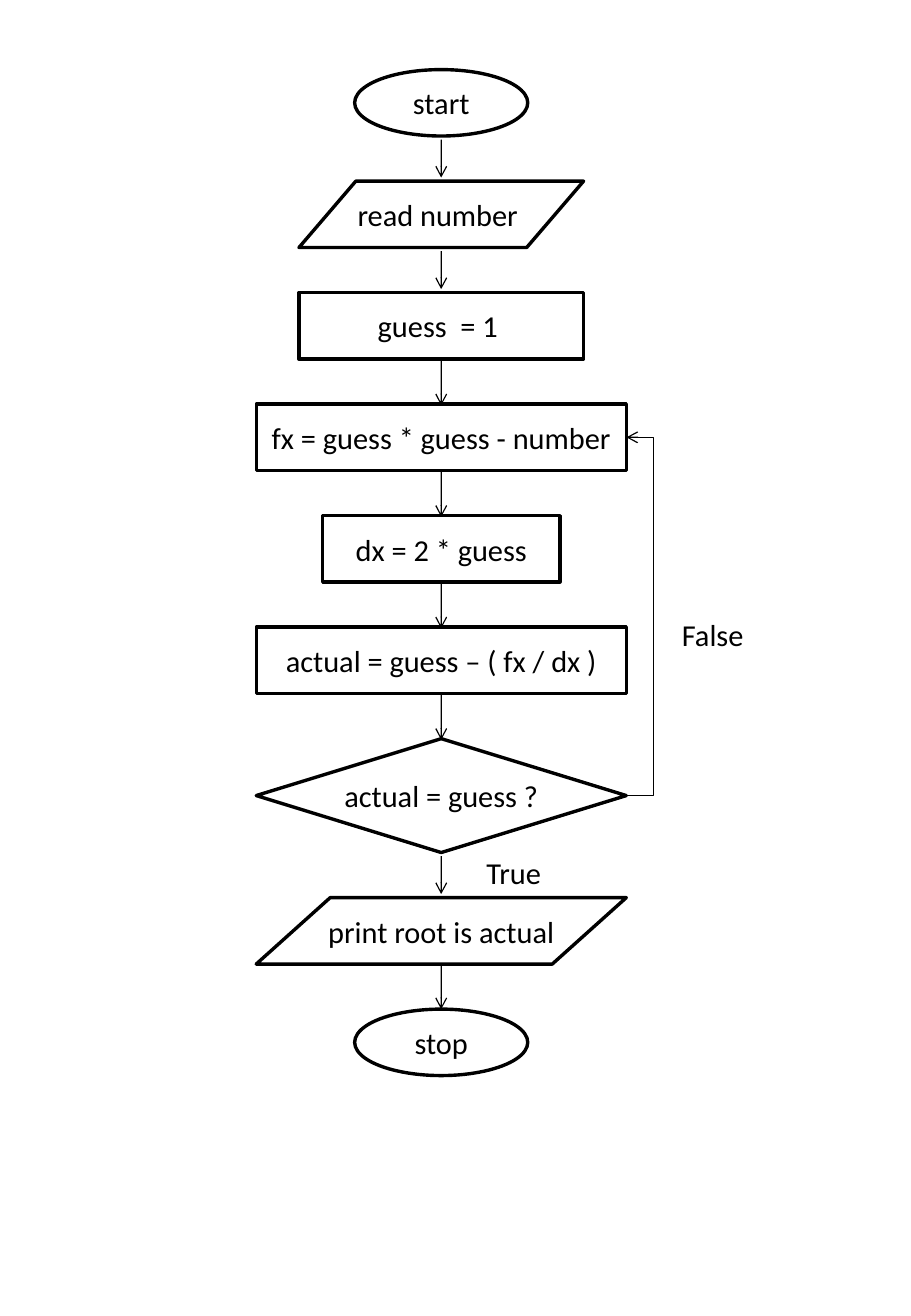
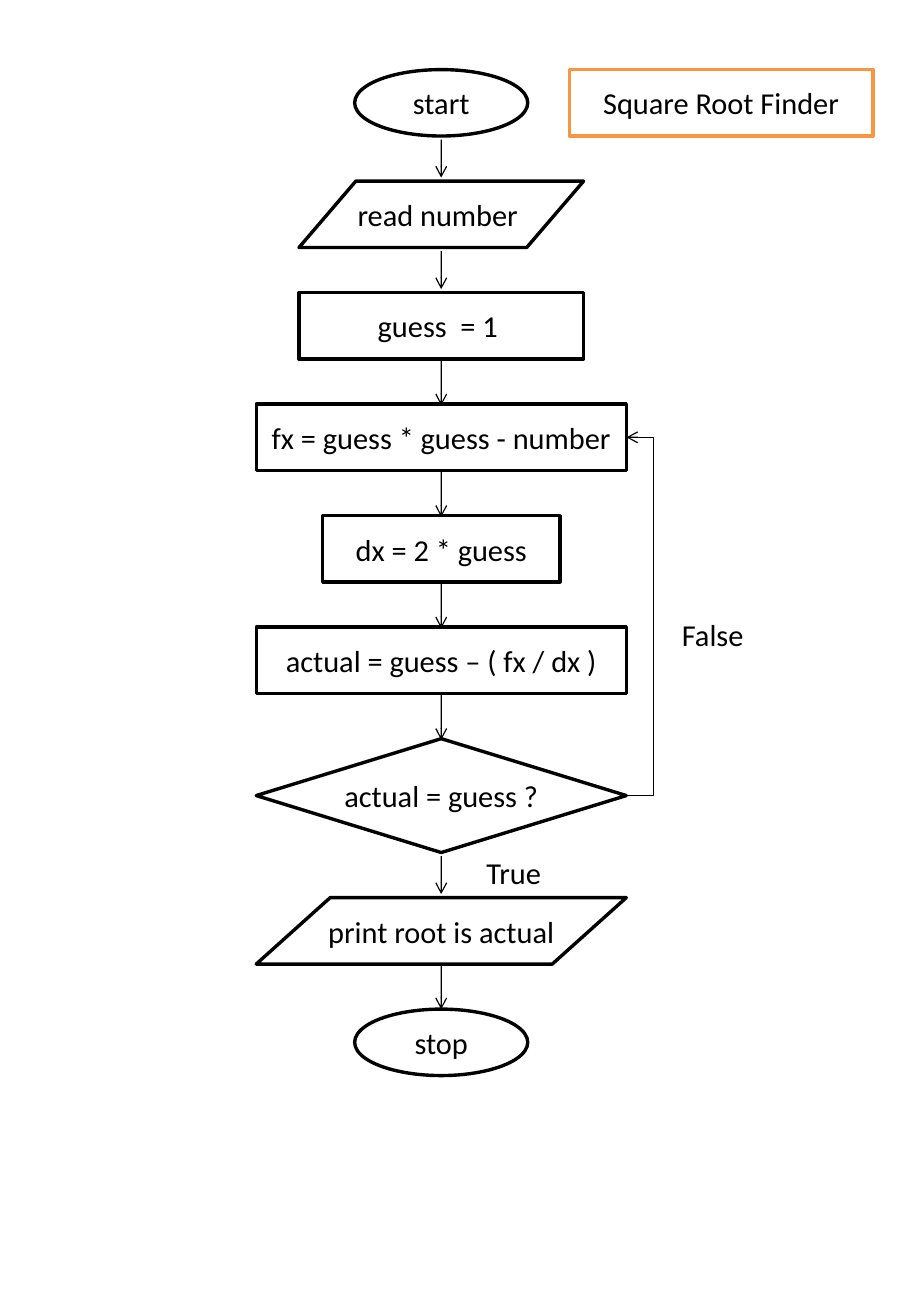
Before and after one commit to rajasekaran36/GE8151-Problem-Solving-and-Python-Programming, a slide deck: slide 3 of Slides/Unit 1/Flow-Charts.pptx. Drawn at 911x1316 pixels with LibreOffice and Linux fonts; fonts in the diff are those of the drawing. Boxes give left, top, right and bottom in pixels: in the first picture for what was removed or moved away, otherwise in the second. Text is boxed around its words. In the diff, an @@ line names an element or a change of style, - is before the commit and + after.

```diff
--- a/Slides/Unit 1/Flow-Charts.pptx
+++ b/Slides/Unit 1/Flow-Charts.pptx
@@ rectangle added at [570, 69, 873, 136], fill #FFFFFF, outline #F79646 2 pt, 18 pt, text #000000 @@
+Square Root Finder
```
Also in this commit, not shown: 2 other slides changed, 1 slide added, 1 slide removed, 2 other files.
